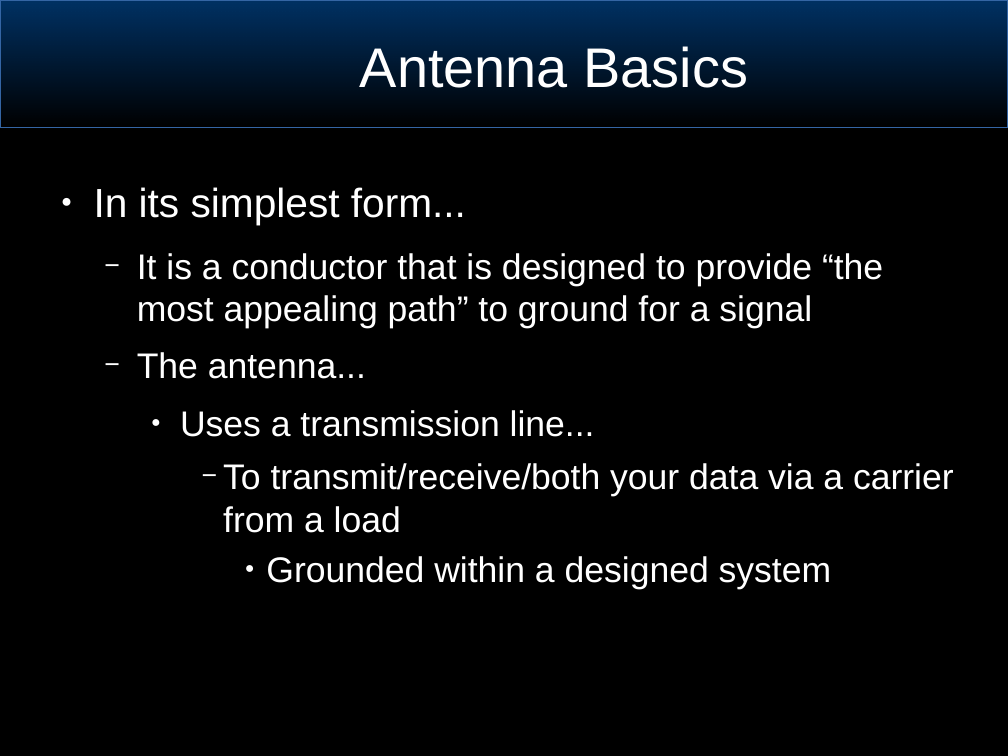
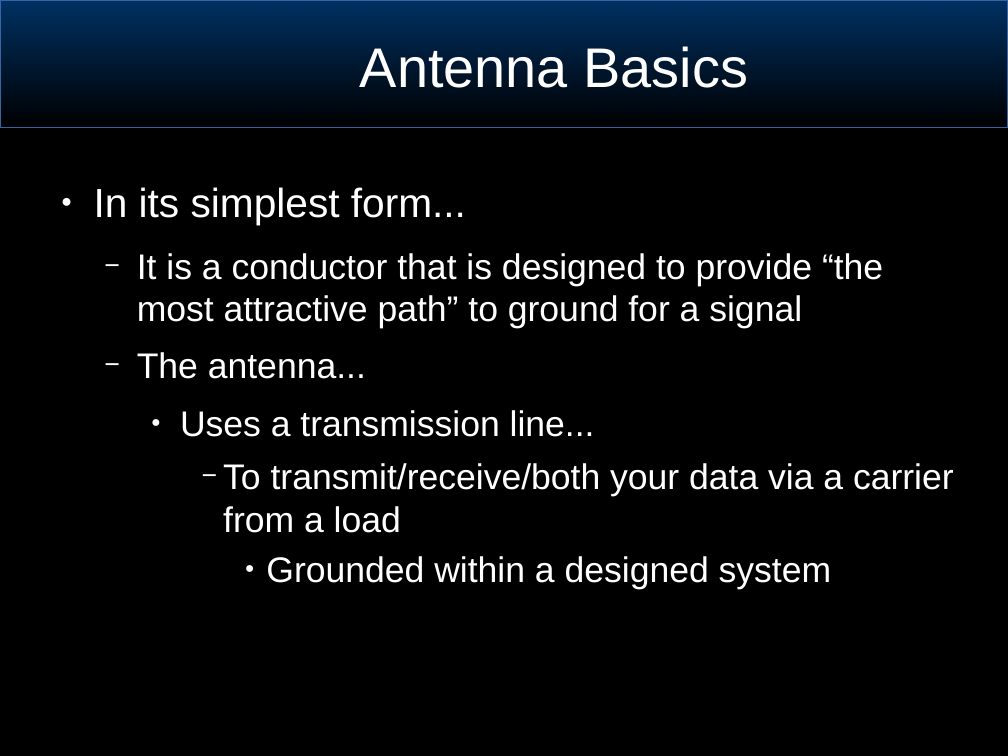
Before and after one commit to joeblankenship1/BRW_ANT_CLASS, a slide deck: slide 12 of BasicSignalsConcepts.odp (slide 11 before the commit). Drawn at 1008x756 pixels with LibreOffice and Linux fonts; fonts in the diff are those of the drawing; background and template pictures are left out. Boxes give left, top, right and bottom in pixels: in the first picture for what was removed or moved away, otherwise in the second. Text is boxed around its words. In the diff, an @@ line names an element or a change of style, - is before the commit and + after.

```diff
--- a/BasicSignalsConcepts.odp
+++ b/BasicSignalsConcepts.odp
@@ text at box(137, 253, 883, 329): text changed @@
-  − It is a conductor that is designed to provide “the most appealing path” to ground for a signal
+  − It is a conductor that is designed to provide “the most attractive path” to ground for a signal
```
Also in this commit, not shown: 14 other slides changed, 5 slides added, 9 slides removed, 1 other file.
